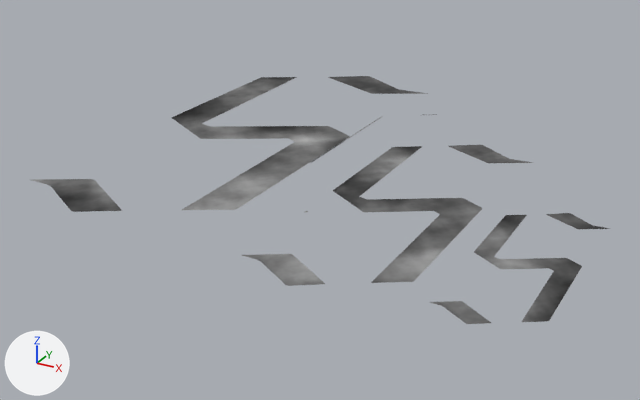
The FBX model 3DGameProject/ContentResources/Mesh/UIMesh/RankMesh/RankSSSInside.fbx: old version first, new version second.
One viewpoint serves both versions: a camera (50 mm lens) standing at (0.207, -0.416, 0.174) and looking at (-0.013, -0.015, -0.027). Arrows for +X, +Y and +Z are at lower left; the lights stay in place. Where no turn or scale is listed for an object, it has been applied to the vertices.

The older version as bpy lines, for what is in view:
```python
mat_phong2_011 = principled_material('phong2.011')
mat_phong2_011.texture = img_gaugenoise_iam_texout_png
mat_phong2_011.metallic = 1.0
mat_phong2_011.roughness = 0.553
me_lod_1_group_0_sub_2__phong2_mesh0001_011 = bpy.data.meshes.new('LOD_1_Group_0_Sub_2__phong2_mesh0001.011')
me_lod_1_group_0_sub_2__phong2_mesh0001_011.from_pydata(...)  # 136 vertices, 112 faces; spans x -0.126..0.136, y -0.138..0.139, z -0.033..0.001
me_lod_1_group_0_sub_2__phong2_mesh0001_011.materials.append(mat_phong2_011)  # picture img_gaugenoise_iam_texout_png
ob_lod_1_group_0_sub_2__phong2 = bpy.data.objects.new('LOD_1_Group_0_Sub_2__phong2', me_lod_1_group_0_sub_2__phong2_mesh0001_011)
ob_lod_1_group_0_sub_2__phong2.location = (0.0, 0.0, 0.0)
```
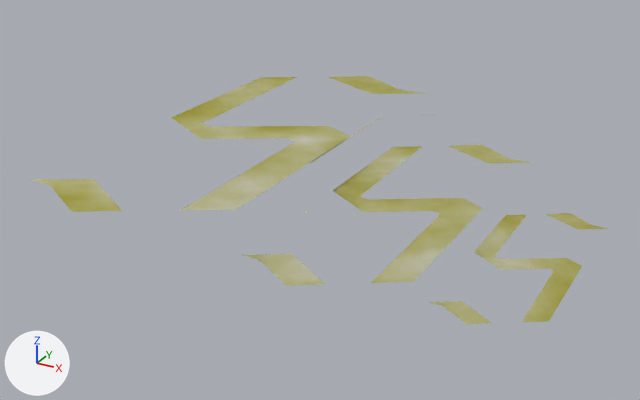
The change, as a diff of the scene's bpy script:
```diff
--- a/3DGameProject/ContentResources/Mesh/UIMesh/RankMesh/RankSSSInside.fbx.py
+++ b/3DGameProject/ContentResources/Mesh/UIMesh/RankMesh/RankSSSInside.fbx.py
@@ img_ranksbase_png @@
+img_ranksbase_png = load_image('RankSBase.png', 'High/RankSBase.png', 512, 512, 'sRGB')
@@ mat_phong2_011 @@
 mat_phong2_011 = principled_material('phong2.011')
-mat_phong2_011.texture = img_gaugenoise_iam_texout_png
+mat_phong2_011.texture = img_ranksbase_png  # with its transparency
 mat_phong2_011.metallic = 1.0
```

Location of each change, (x1, y1, x2, y2) in pixels of the pictures (640 x 400 px):
'LOD_1_Group_0_Sub_2__phong2', surface changed (grey to beige): (32, 76, 610, 324) in both
